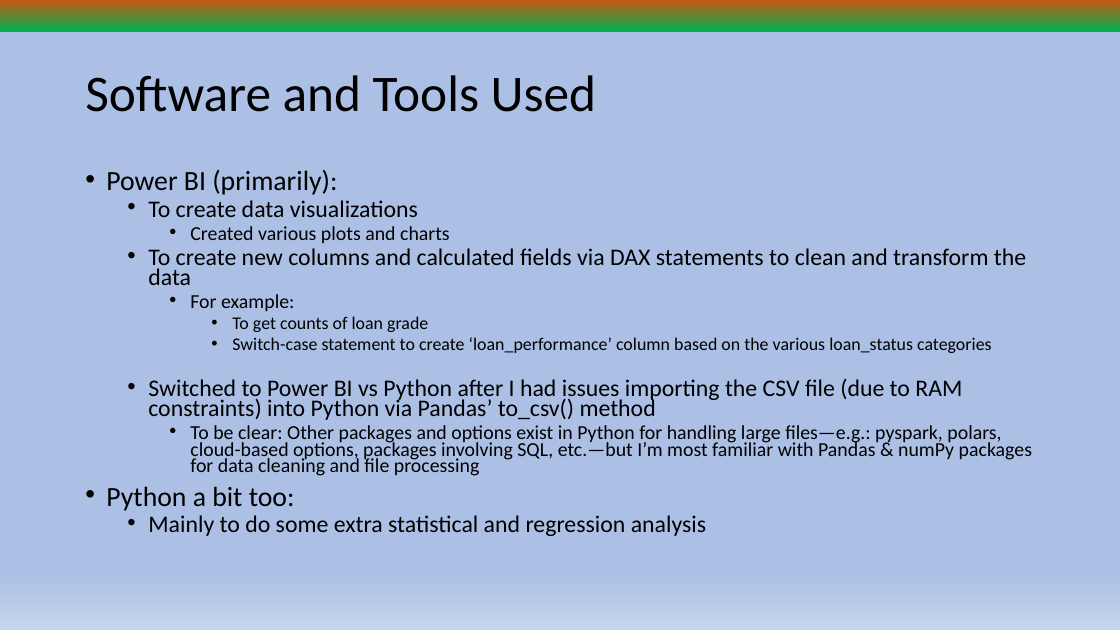
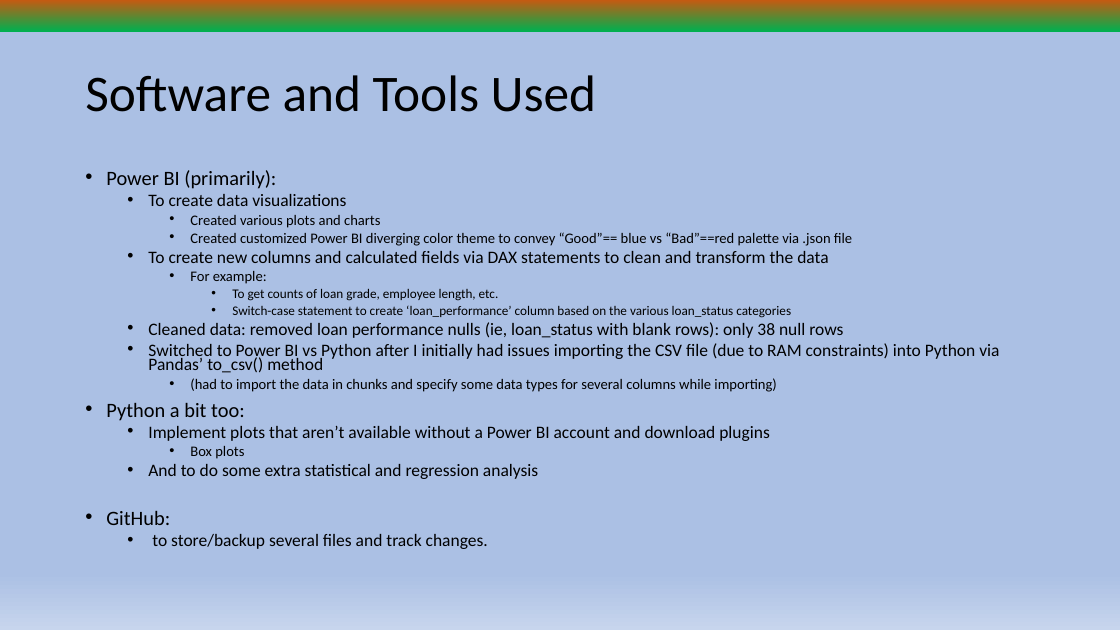
Before and after one commit to Kallen113/lending-data-analysis, a slide deck: slide 4 of Data Analysis Project for Nulnet March 2024.pptx (slide 8 before the commit). Drawn at 1120x630 pixels with LibreOffice and Linux fonts; fonts in the diff are those of the drawing. Boxes give left, top, right and bottom in pixels: in the first picture for what was removed or moved away, otherwise in the second. Text is boxed around its words. In the diff, an @@ line names an element or a change of style, - is before the commit and + after.

Commit message:
Updated powerpoint file
Cleaned, more concise ppt file.

```diff
--- a/Data Analysis Project for Nulnet March 2024.pptx
+++ b/Data Analysis Project for Nulnet March 2024.pptx
@@ text at (106,170,828,421): size 23.8 to 17.5 pt in "Power BI (primarily):", "Python a bit too:"; size 20.4 to 15 pt in "To create data visualizations", "To create new columns and calculated fields ..."; size 17 to 12.5 pt in "Created various plots and charts", "For example:"; size 15.3 to 11.2 pt in "Switch-case statement to create ‘loan_performance’ column ba ..." @@
@@ text at (190,232,852,246): paragraph added @@
+    • Created customized Power BI diverging color theme to convey “Good”== blue vs “Bad”==red palette via .json file
@@ text at (232,289,499,301): text changed; size 15.3 to 11.2 pt @@
-      • To get counts of loan grade
+      • To get counts of loan grade, employee length, etc.
@@ text at (148,322,999,392): text changed; size 17 to 15 pt @@
-  • Switched to Power BI vs Python after I had issues importing the CSV file (due to RAM constraints) into Python via Pandas’ to_csv() method
-    • To be clear: Other packages and options exist in Python for handling large files—e.g.: pyspark, polars, cloud-based options, packages involving SQL, etc.—but I’m most familiar with Pandas & numPy packages for data cleaning and file processing
+  • Cleaned data: removed loan performance nulls (ie, loan_status with blank rows): only 38 null rows
+  • Switched to Power BI vs Python after I initially had issues importing the CSV file (due to RAM constraints) into Python via Pandas’ to_csv() method
+    • (had to import the data in chunks and specify some data types for several columns while importing)
@@ text at (106,426,770,549): text changed; size 20.4 to 15 pt @@
-  • Mainly to do some extra statistical and regression analysis
+  • Implement plots that aren’t available without a Power BI account and download plugins
+    • Box plots
+  • And to do some extra statistical and regression analysis
+• GitHub:
+  • to store/backup several files and track changes.
```
Also in this commit, not shown: 1 other slide changed, 1 slide added, 5 slides removed.
